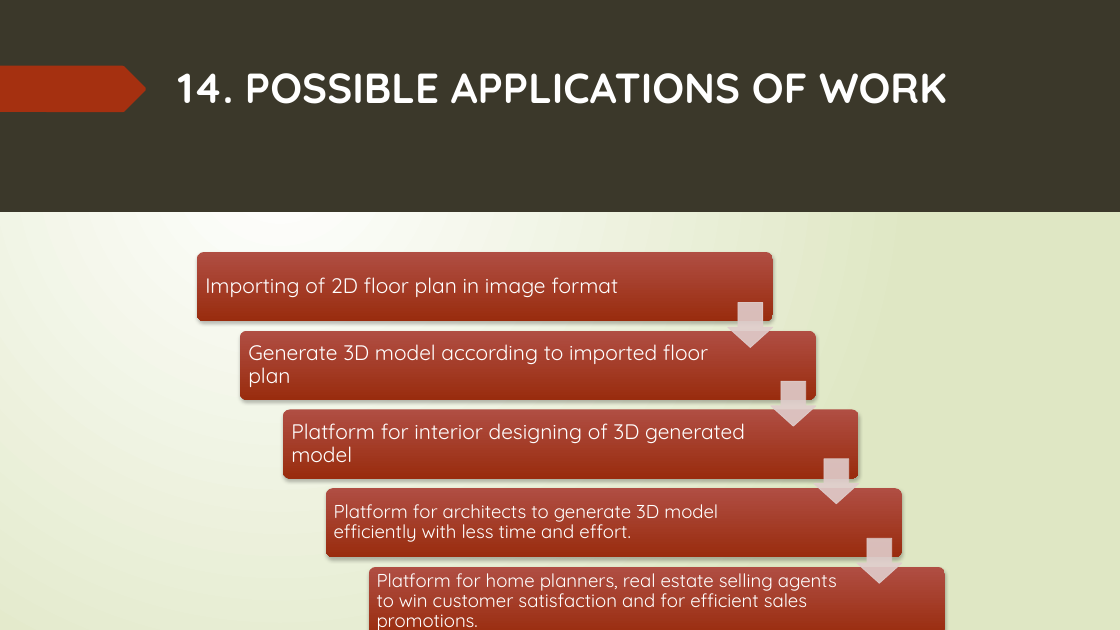
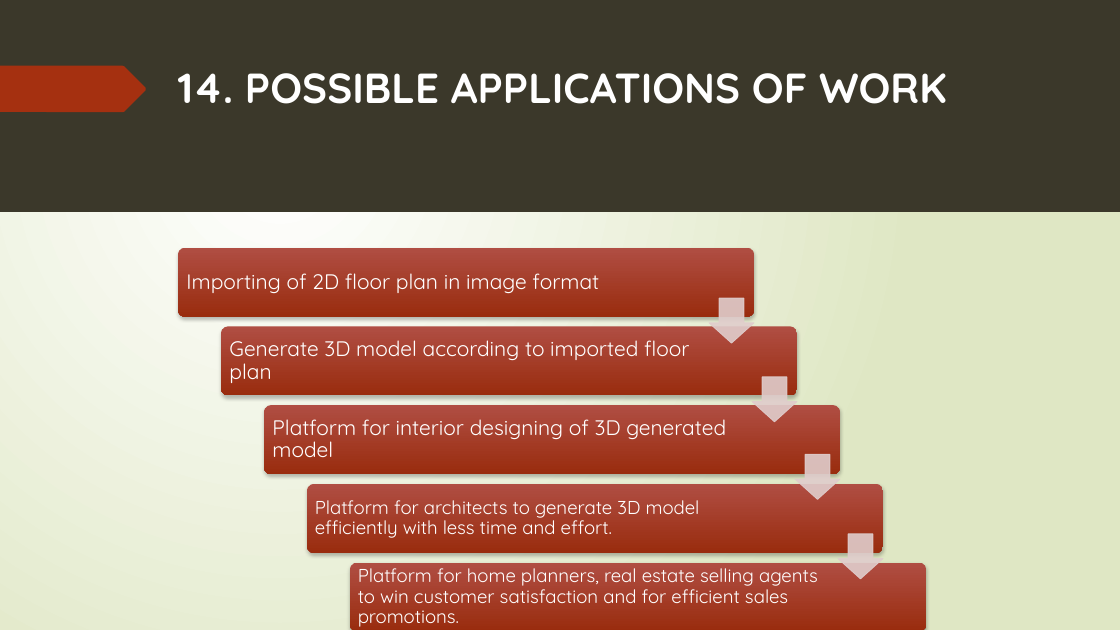
Before and after one commit to 15831944/2d-to-3d, a slide deck: slide 20 of Project slides.pptx. Drawn at 1120x630 pixels with LibreOffice and Linux fonts; fonts in the diff are those of the drawing. Boxes give left, top, right and bottom in pixels: in the first picture for what was removed or moved away, otherwise in the second. Text is boxed around its words. In the diff, an @@ line names an element or a change of style, - is before the commit and + after.

```diff
--- a/Project slides.pptx
+++ b/Project slides.pptx
@@ 5 texts, 5 rounded rectangles, 4 down arrows: place and size @@
-5 texts, 5 rounded rectangles, 4 down arrows at [197, 252, 945, 630]
+5 texts, 5 rounded rectangles, 4 down arrows at [178, 248, 927, 630]
```
Also in this commit, not shown: 5 other slides changed.
